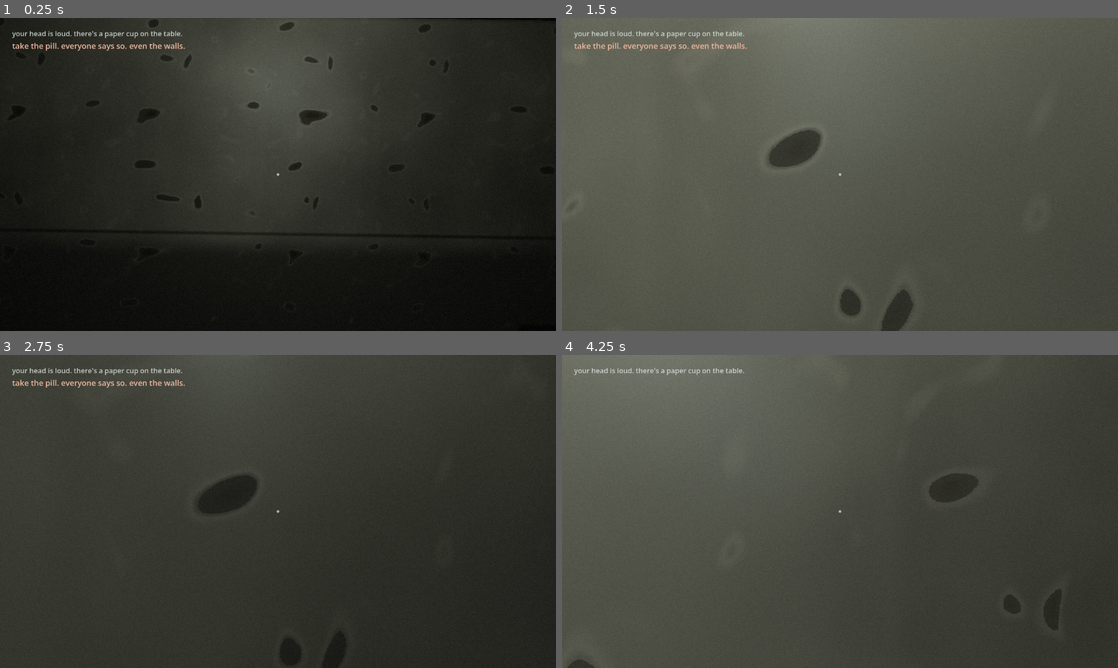
Above: before the commit, frames 1-4 (two rows, left to right).
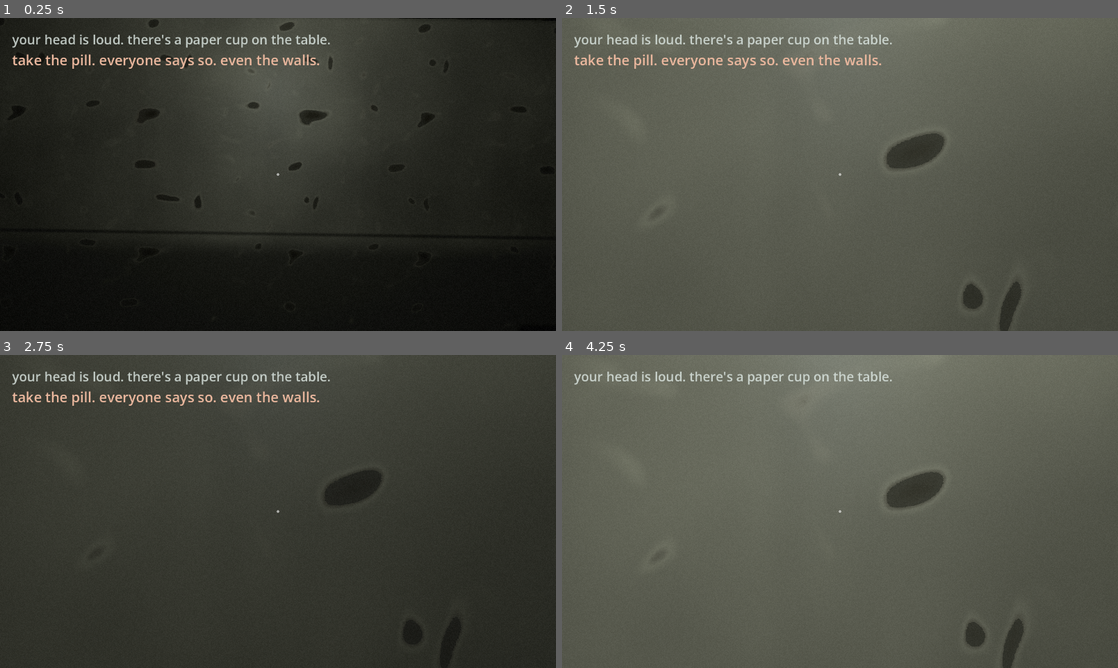
Above: after the commit, the same moments.

Repository: lucy-holm/Ward-B
Game: Godot game, scene res://main.tscn
The game is run twice, just before and just after one commit, with the same random seed, the same clock (stepped at 60 frames per second) and the same inputs.
Inputs (mouse positions are in pixels of both pictures, inside the frame that each line leads up to):
- Up to frame 1 (0.25 s): no input
- Up to frame 2 (1.5 s): tap Enter at 0.5 s; move the mouse to (867, 174) at 0.52 s; hold E (interact) 0.53-1.28 s; hold W (move_forward) from 0.53 s (still down); move the mouse to (812, 174) at 1.27 s; tap Q (shift_state) at 1.35 s
- Up to frame 3 (2.75 s): keep holding W (move_forward); move the mouse to (289, 505) at 2.02 s; tap 0 at 2.1 s
- Up to frame 4 (4.25 s): keep holding W (move_forward); move the mouse to (834, 517) at 2.77 s; tap 9 at 2.85 s; move the mouse to (878, 514) at 3.52 s; tap Backspace at 3.6 s

The runs differ from the first frame. In frame 1, 2.0% of the frame differs, in the area x 2-60%, y 4-17%; in frame 2, 4.6%; in frame 3, 2.8%; in frame 4, 49%, in the area x 1-100%, y 0-100%.

Commit message:
Fix desktop mouse-look (pointer lock never engaged) and scale the HUD
POINTER LOCK. Clicking the viewport did nothing on desktop Chrome — mouse
look was completely dead. On the web, pointer lock can ONLY be requested from
inside a user-gesture handler; a request made at startup is silently refused
by the browser. set_input_enabled() asked for MOUSE_MODE_CAPTURED in _ready,
that request was dropped, and since _apply_look only runs while the mouse is
actually captured, nothing ever moved the camera. Nothing re-requested it on
click, so there was no recovery path.

Capture is now requested on the first mouse click. set_input_enabled no
longer asks at startup at all — that call was worse than useless, because it
made the code read as though capture were handled.

This is squarely my fault: verify_desktop.mjs had the comment "pointer lock
may or may not engage headlessly; the walk assertions are the load-bearing
ones", so it tested keyboard movement and explicitly skipped the exact thing
that was broken. It now clicks the canvas, asserts document.pointerLockElement
is non-null, and asserts yaw actually changes. Both fail loudly if this
regresses. Confirmed working: pointer lock true, yaw 3.14 -> 1.77.

HUD SCALE. Font sizes were authored against 720p and project stretch is
disabled, so nothing scaled them — on a 1728x1080 Mac canvas the HUD rendered
at roughly a third of its intended relative size. Rather than hardcoding
bigger numbers (wrong again on the next display), sizes now derive from
viewport height against a 720p baseline, clamped 0.85-2.2x, reapplied on
resize. Margins, the medication bar and the reticle scale with it so the
layout stays proportional instead of text outgrowing its gutter.

Base sizes also raised: objective 16->30, toast 18->32, threat 17->30,
pills 15->26, prompt 16->28.

Verified at 1728x1080 as well as 720p: check_rooms 7/7, test_mechanics 22,
verify_desktop PASS (now including pointer lock and look), verify_web and
verify_touch PASS.

Co-Authored-By: Claude Opus 4.8 (1M context) <noreply@anthropic.com>

Diff:
--- a/godot/player/player.gd
+++ b/godot/player/player.gd
@@ -62,7 +62,12 @@
 
 func set_input_enabled(enabled: bool) -> void:
 	_input_enabled = enabled
-	Input.mouse_mode = Input.MOUSE_MODE_CAPTURED if enabled and not _is_touch() else Input.MOUSE_MODE_VISIBLE
+	# Deliberately does NOT request capture. On the web that request is refused
+	# outside a user gesture, so asking here is at best a no-op and at worst
+	# misleading — it makes the code look like capture is handled when it is
+	# not. Capture is requested on the first click, in _unhandled_input.
+	if not enabled or _is_touch():
+		Input.mouse_mode = Input.MOUSE_MODE_VISIBLE
 
 
 func _is_touch() -> bool:
@@ -86,6 +91,18 @@
 func _unhandled_input(event: InputEvent) -> void:
 	if not _input_enabled:
 		return
+
+	# CLICK TO CAPTURE. On the web, pointer lock can ONLY be requested from
+	# inside a user-gesture handler — a browser silently refuses a request
+	# made at startup. set_input_enabled() asks for MOUSE_MODE_CAPTURED in
+	# _ready, that request is dropped, and because _apply_look only runs while
+	# the mouse is actually captured, desktop mouse-look was completely dead:
+	# clicking the viewport did nothing at all. Re-requesting here, inside a
+	# real click, is the only thing that works in a browser.
+	if event is InputEventMouseButton and (event as InputEventMouseButton).pressed:
+		if not _is_touch() and Input.mouse_mode != Input.MOUSE_MODE_CAPTURED:
+			Input.mouse_mode = Input.MOUSE_MODE_CAPTURED
+			return
 
 	if event is InputEventMouseMotion and Input.mouse_mode == Input.MOUSE_MODE_CAPTURED:
 		_look_accum += (event as InputEventMouseMotion).relative
--- a/godot/ui/hud.gd
+++ b/godot/ui/hud.gd
@@ -29,6 +29,8 @@
 	# Enforced in code rather than per-node in the .tscn so that adding a
 	# label to the HUD later cannot quietly break mobile again.
 	_ignore_mouse(self)
+	_apply_scale()
+	get_viewport().size_changed.connect(_apply_scale)
 
 	StateManager.medication_changed.connect(_on_medication_changed)
 	StateManager.shift_ability_changed.connect(_on_shift_ability_changed)
@@ -38,6 +40,44 @@
 	toast_label.modulate.a = 0.0
 	med_bar.visible = false
 	_on_pills_changed(GameState.pills)
+
+
+# Font sizes at the 720p the layout was authored against. Everything scales
+# from these, because a fixed pixel size is wrong on any other display: on a
+# large desktop canvas the HUD was rendering at roughly a third of its
+# intended relative size and was genuinely hard to read. Stretch is disabled
+# project-wide (see project.godot) so nothing else scales this for us.
+const BASE_HEIGHT := 720.0
+const SIZE_OBJECTIVE := 30
+const SIZE_TOAST := 32
+const SIZE_THREAT := 30
+const SIZE_PILLS := 26
+const SIZE_PROMPT := 28
+const SCALE_MIN := 0.85
+const SCALE_MAX := 2.2
+
+
+func _apply_scale() -> void:
+	var h := float(get_viewport().get_visible_rect().size.y)
+	var s := clampf(h / BASE_HEIGHT, SCALE_MIN, SCALE_MAX)
+
+	objective_label.add_theme_font_size_override("font_size", int(SIZE_OBJECTIVE * s))
+	toast_label.add_theme_font_size_override("font_size", int(SIZE_TOAST * s))
+	threat_label.add_theme_font_size_override("font_size", int(SIZE_THREAT * s))
+	pills_label.add_theme_font_size_override("font_size", int(SIZE_PILLS * s))
+	prompt_label.add_theme_font_size_override("font_size", int(SIZE_PROMPT * s))
+
+	# Margins and the medication bar scale with it, or the text outgrows its
+	# gutter and the bar looks like a hairline next to 2x type.
+	var m := int(28 * s)
+	var margin: MarginContainer = $Margin
+	for side in ["left", "top", "right", "bottom"]:
+		margin.add_theme_constant_override("margin_" + side, m)
+	med_bar.custom_minimum_size = Vector2(180.0 * s, 8.0 * s)
+	# The reticle is a fixed-size Panel; keep it proportional too.
+	reticle.size = Vector2(6.0 * s, 6.0 * s)
+	reticle.position = -reticle.size * 0.5
+	prompt_label.position.y = 26.0 * s
 
 
 func _ignore_mouse(node: Node) -> void:
Not shown, changed: godot/tools/verify_desktop.mjs
